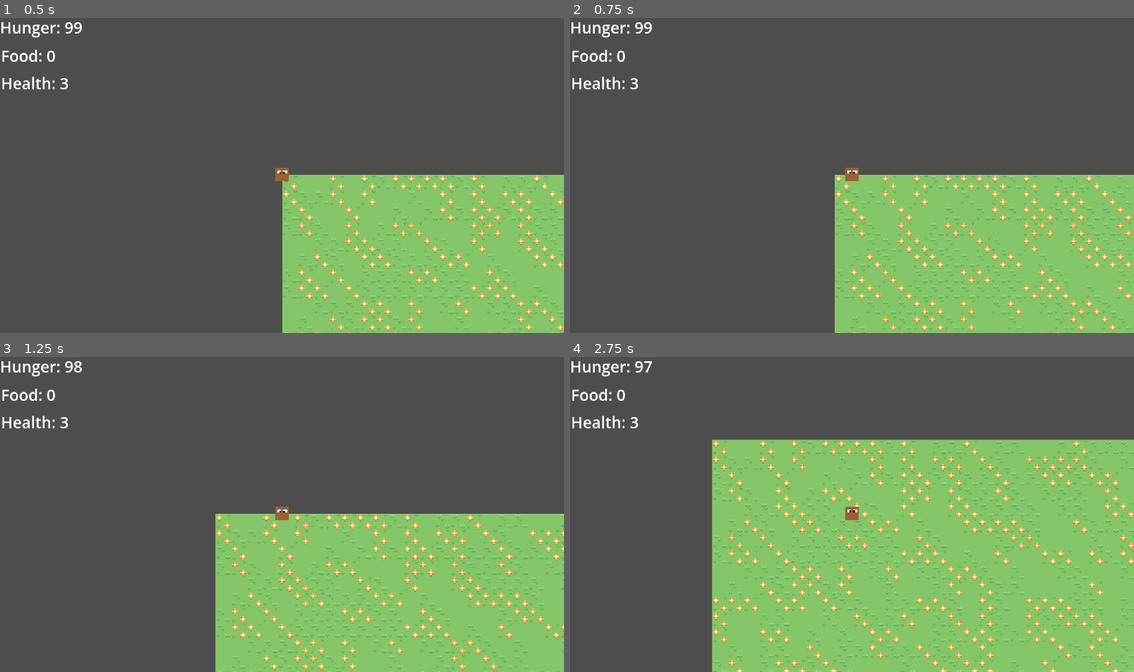
Above: before the commit, frames 1-4 (two rows, left to right).
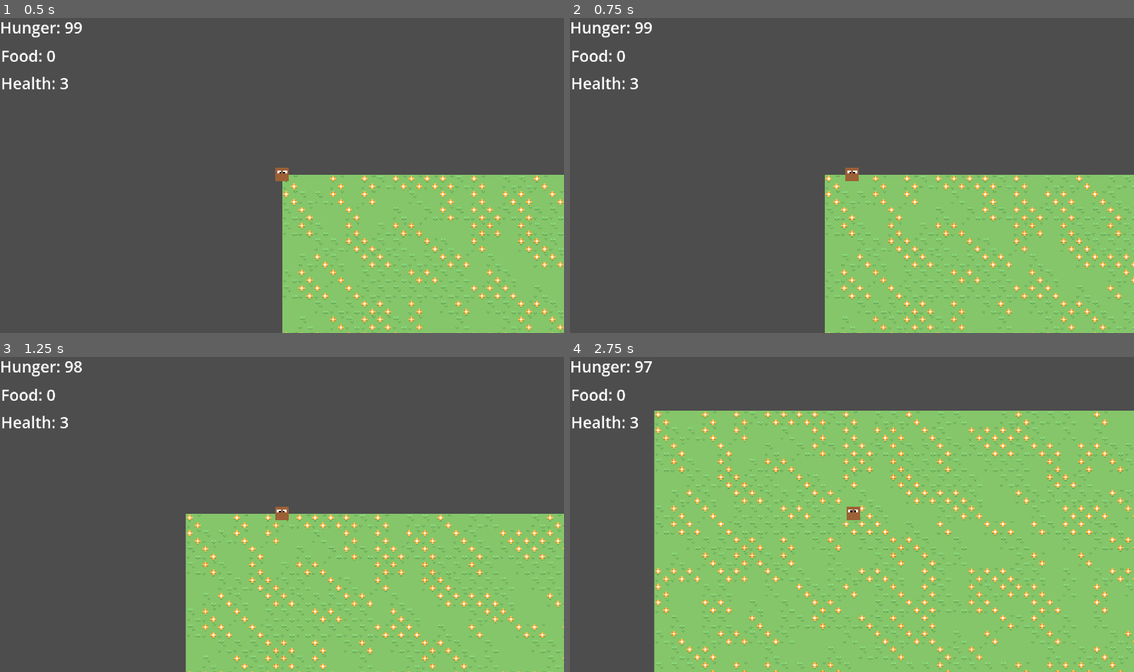
Above: after the commit, the same moments.

Repository: amandodaw/ProtoSim
Game: Godot game, scene res://scenes/world.tscn
Same seed, same stepped clock (60 frames per second), same inputs: the game is played once before the commit and once after it.
Inputs:
- Up to frame 1 (0.5 s): no input
- Up to frame 2 (0.75 s): tap Enter at 0.5 s; hold D (move_right) from 0.53 s (still down); hold R (eat) from 0.53 s (still down)
- Up to frame 3 (1.25 s): keep holding D (move_right); keep holding R (eat)
- Up to frame 4 (2.75 s): release D (move_right) at 1.28 s; release R (eat) at 1.28 s; hold S (move_down) 1.28-2.03 s; tap E (pick) at 1.35 s; hold D (move_right) from 2.03 s (still down); hold R (eat) from 2.03 s (still down)

Frame 1 is identical in both runs. In frame 2, 6.3% of the frame differs, in the area x 45-100%, y 49-100%; in frame 3, 8.0%; in frame 4, 26%, in the area x 14-100%, y 17-100%.

Commit message:
Mejorado sistema ECS: ahora world se encarga de mover todos los characterbody. Los nodos tienen un script vacio, se controla todo por sistemas

Diff:
--- a/scenes/player.tscn
+++ b/scenes/player.tscn
@@ -1,13 +1,11 @@
 [gd_scene format=3 uid="uid://berf064awmx52"]
 
-[ext_resource type="Script" uid="uid://ysvynpyhvlxj" path="res://scripts/player.gd" id="1_g2els"]
 [ext_resource type="Texture2D" uid="uid://dkv8hatvw3pej" path="res://sprites/Human2.png" id="2_g2els"]
 
 [sub_resource type="RectangleShape2D" id="RectangleShape2D_g2els"]
 size = Vector2(14, 14)
 
 [node name="Player" type="CharacterBody2D" unique_id=1919316916]
-script = ExtResource("1_g2els")
 
 [node name="CollisionShape2D" type="CollisionShape2D" parent="." unique_id=362784750]
 shape = SubResource("RectangleShape2D_g2els")
--- /dev/null
+++ b/scripts/components/character_body_component.gd
@@ -0,0 +1,3 @@
+class_name CharacterBodyComponent
+
+var body : CharacterBody2D
--- a/scripts/components/movement_component.gd
+++ b/scripts/components/movement_component.gd
@@ -1,4 +1,4 @@
 class_name MovementComponent
 
-var move : Vector2i = Vector2i.ZERO
-var speed : float = 100.0
+var move : Vector2 = Vector2.ZERO
+var speed : float = 140.0
--- a/scripts/player.gd
+++ /dev/null
@@ -1,11 +0,0 @@
-extends CharacterBody2D
-
-var id : int
-var world: World
-
-func _physics_process(delta: float):
-	if id==null:
-		return
-	velocity = world.get_component(id, MovementComponent).move
-	world.get_component(id, PositionComponent).value = global_position
-	move_and_slide()
--- a/scripts/systems/input_system.gd
+++ b/scripts/systems/input_system.gd
@@ -2,7 +2,7 @@
 
 func update(world : World, delta):
 	for entity in world.query([InputComponent]):
-		world.get_component(entity, MovementComponent).move = get_direction() * world.get_component(entity, MovementComponent).speed
+		world.get_component(entity, MovementComponent).move = get_direction()
 		world.get_component(entity, IntentComponent).pick = Input.is_action_pressed("pick")
 		world.get_component(entity, IntentComponent).eat = Input.is_action_pressed("eat")
 
--- /dev/null
+++ b/scripts/systems/physics_system.gd
@@ -0,0 +1,22 @@
+class_name PhysicsSystem
+
+func update(world, delta):
+
+	for e in world.query([
+		MovementComponent,
+		CharacterBodyComponent,
+		PositionComponent
+	]):
+
+		var mov = world.get_component(e, MovementComponent)
+		var body = world.get_component(e, CharacterBodyComponent).body
+		var pos = world.get_component(e, PositionComponent)
+
+		var dir = mov.move
+		if dir != Vector2.ZERO:
+			dir = dir.normalized()
+
+		body.velocity = dir * mov.speed
+		body.move_and_slide()
+
+		pos.value = body.global_position
--- a/scripts/world.gd
+++ b/scripts/world.gd
@@ -86,9 +86,11 @@
 	var input_system := InputSystem.new()
 	var hunger_system := HungerSystem.new()
 	var action_system := ActionSystem.new()
+	var physics_system := PhysicsSystem.new()
 	register_system(input_system)
 	register_system(hunger_system)
 	register_system(action_system)
+	register_system(physics_system)
 
 	var player_id = create_entity()
 	ui.player_id = player_id
@@ -102,8 +104,9 @@
 	add(player_id, InputComponent.new())
 	add(player_id, IntentComponent.new())
 	player = player_scene.instantiate()
-	player.world = self
-	player.id = player_id
+	var body_comp = CharacterBodyComponent.new()
+	body_comp.body = player
+	add(player_id, body_comp)
 	add_child(player)
 
 # =========================
@@ -111,6 +114,8 @@
 # =========================
 func _process(delta):
 	time_acumulator(delta)
+
+func _physics_process(delta: float) -> void:
 	for system in systems:
 		system.update(self, delta)
 
Not shown, added: scripts/components/character_body_component.gd.uid
Not shown, removed: scripts/player.gd.uid
Not shown, added: scripts/systems/physics_system.gd.uid
